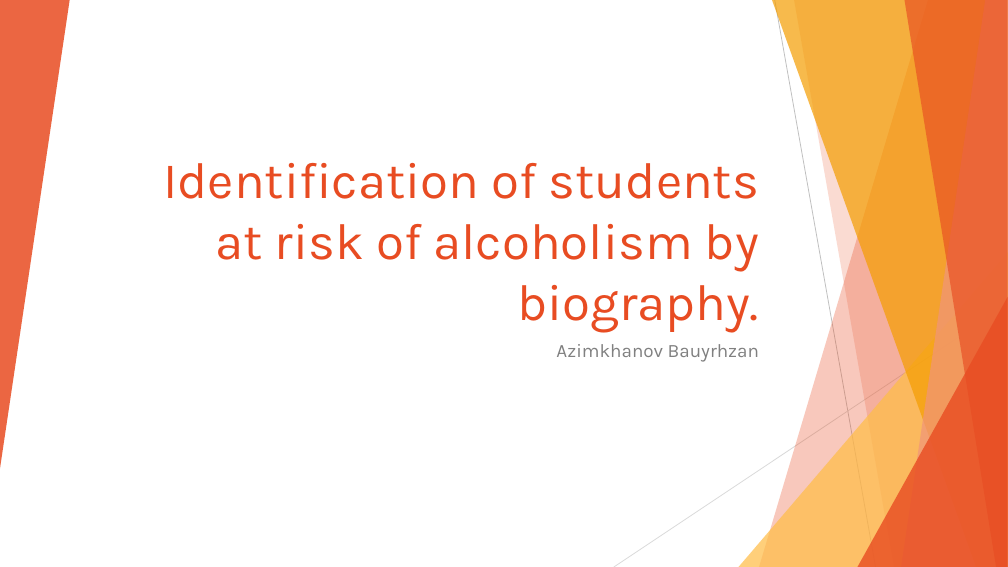
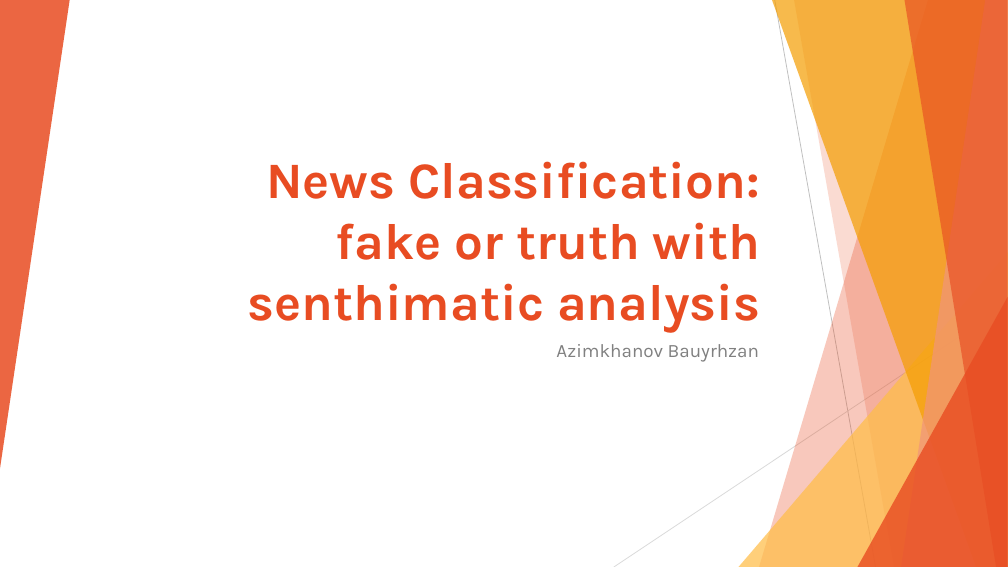
Before and after one commit to BauyrzhanAzimkhanov/Machine-learning, a slide deck: slide 1 of Project.pptx. Drawn at 1008x567 pixels with LibreOffice and Linux fonts; fonts in the diff are those of the drawing. Boxes give left, top, right and bottom in pixels: in the first picture for what was removed or moved away, otherwise in the second. Text is boxed around its words. In the diff, an @@ line names an element or a change of style, - is before the commit and + after.

```diff
--- a/Project.pptx
+++ b/Project.pptx
@@ title at box(248, 161, 760, 333): text changed; bold on @@
-Identification of students at risk of alcoholism by biography.
+News Classification:
+fake or truth with senthimatic analysis
```
Also in this commit, not shown: 5 other slides changed, 2 slides added, 13 other files.
